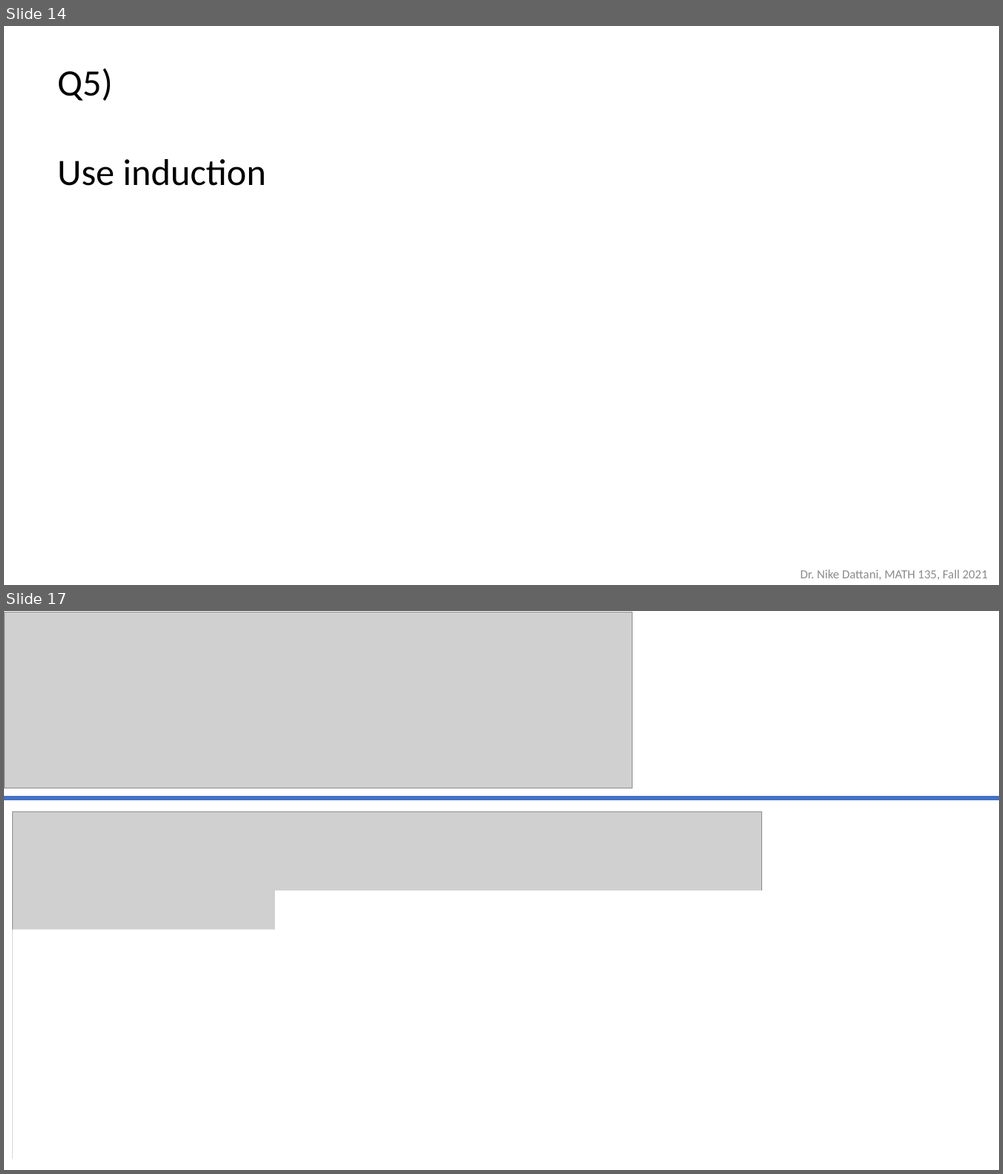
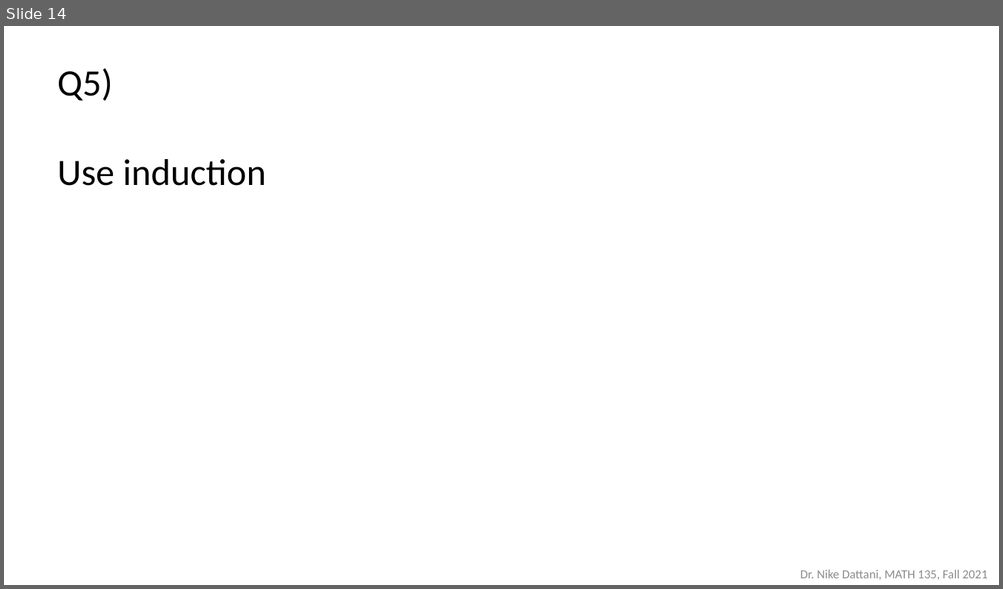
Before and after one commit to ndattani/Lecture_Notes, a slide deck: University_of_Waterloo/Fall_2021/MATH135/UW_Fall2021_MATH135_Lecture11.pptx. Shown one above the other, each under a label of ours: slides 14 and 17 before the commit, slide 14 after it; the slides between them are not shown. The pictures are 1003x1174 and 1003x589 pixels, drawn with LibreOffice and Linux fonts; fonts in the diff are those of the drawing; grey boxes stand for pictures. Boxes give left, top, right and bottom in pixels: in the first picture for what was removed or moved away, otherwise in the second. Text is boxed around its words. In the diff, an @@ line names an element or a change of style, - is before the commit and + after.

```diff
--- a/University_of_Waterloo/Fall_2021/MATH135/UW_Fall2021_MATH135_Lecture11.pptx
+++ b/University_of_Waterloo/Fall_2021/MATH135/UW_Fall2021_MATH135_Lecture11.pptx
@@ slide 17 removed at (4,611,999,1170), background #FFFFFF @@
@@ picture removed at (4,612,632,788) @@
@@ line removed from (4, 798) to (999, 798) @@
@@ picture removed at (12,812,761,1159) @@
@@ rectangle removed at (275,891,999,1170) @@
@@ rectangle removed at (12,930,745,1170) @@
```
Also in this commit, not shown: 2 slides changed, 32 other slides removed, 1 other file.
